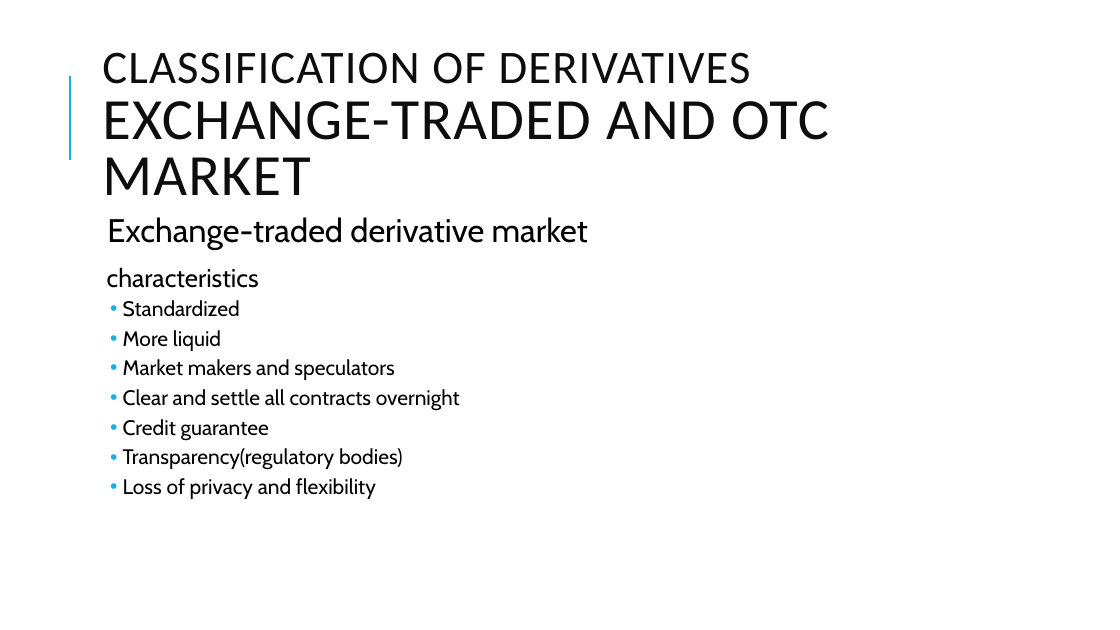
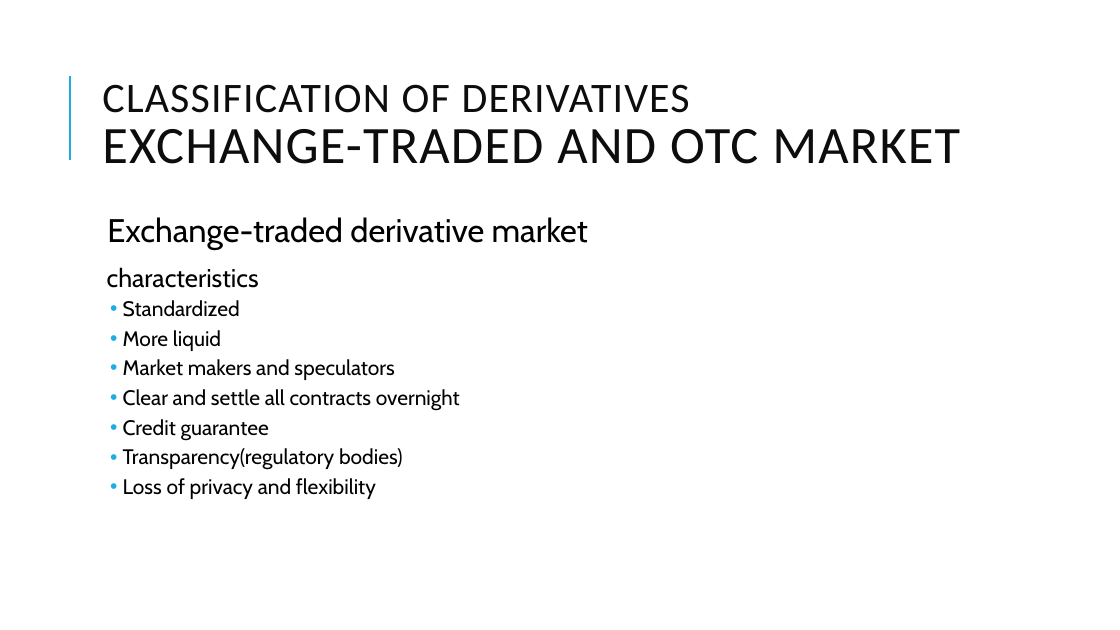
Before and after one commit to Isco0530/data, a slide deck: slide 66 of Derivatives.pptx (slide 64 before the commit). Drawn at 1120x630 pixels with LibreOffice and Linux fonts; fonts in the diff are those of the drawing. Boxes give left, top, right and bottom in pixels: in the first picture for what was removed or moved away, otherwise in the second. Text is boxed around its words. In the diff, an @@ line names an element or a change of style, - is before the commit and + after.

```diff
--- a/Derivatives.pptx
+++ b/Derivatives.pptx
@@ title "CLASSIFICATION OF DERIVATIVES EXCHANGE-TRADED AND ..." at (x1=102, y1=84, x2=960, y2=164): size 40 to 36 pt in "CLASSIFICATION OF DERIVATIVES"; size 50 to 45 pt in "EXCHANGE-TRADED AND OTC MARKET" @@
```
Also in this commit, not shown: 5 other slides changed, 2 slides added.
